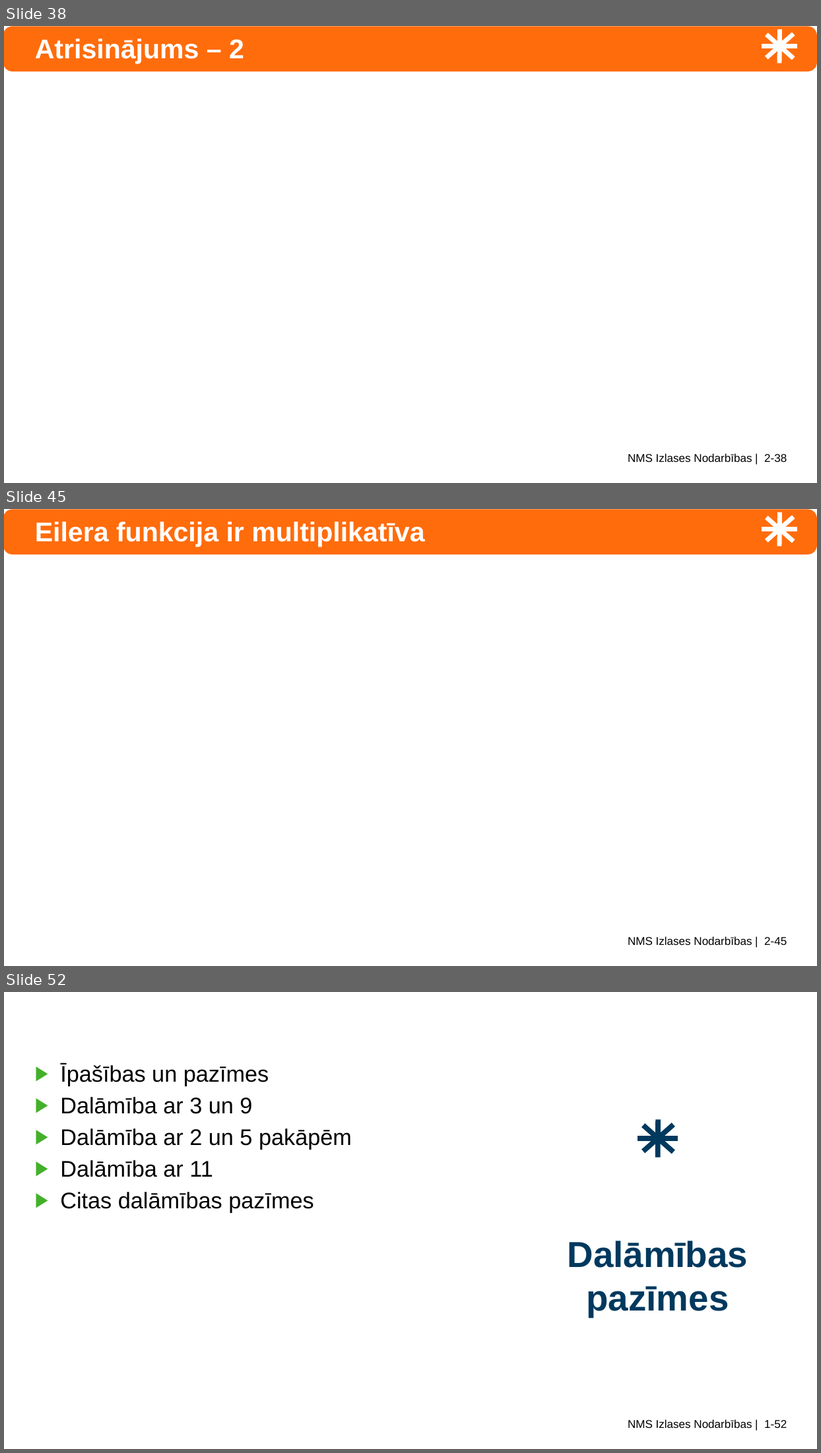
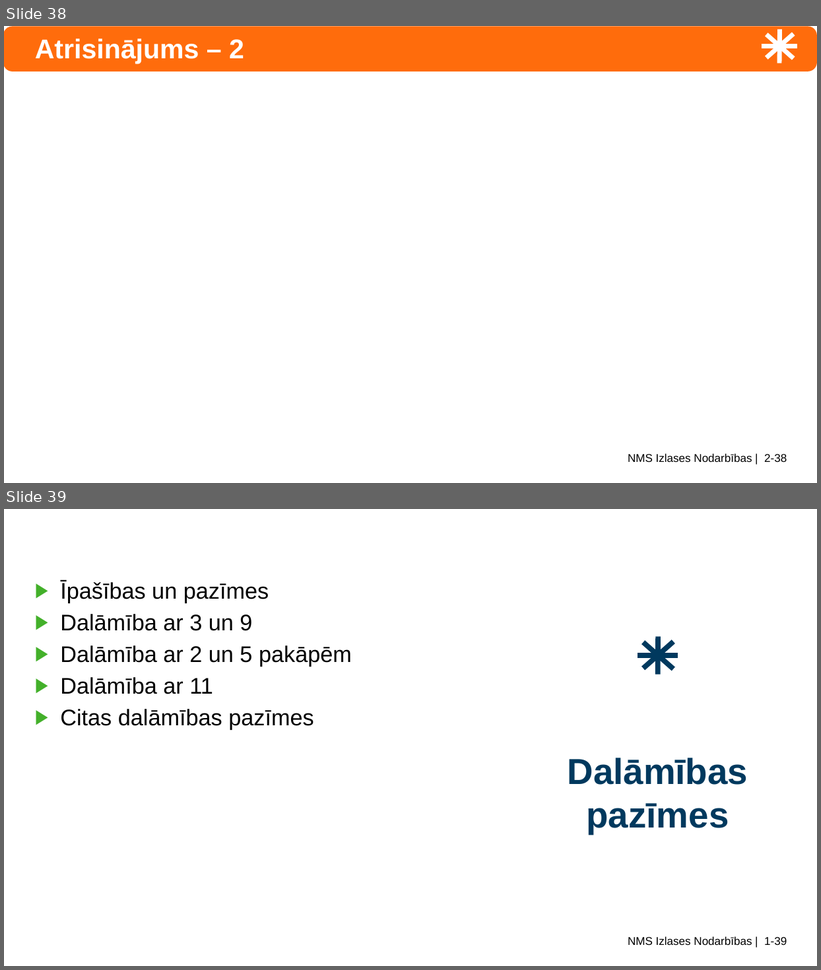
Before and after one commit to kapsitis/nms-courses, a slide deck: legacy-slides/ntjun02-modular-arithmetic.pptx. Shown one above the other, each under a label of ours: slides 38, 45 and 52 before the commit, slides 38 and 39 after it; the slides between them are not shown. The pictures are 821x1453 and 821x970 pixels, drawn with LibreOffice and Linux fonts; fonts in the diff are those of the drawing; grey boxes stand for pictures. Boxes give left, top, right and bottom in pixels: in the first picture for what was removed or moved away, otherwise in the second. Text is boxed around its words. In the diff, an @@ line names an element or a change of style, - is before the commit and + after.

```diff
--- a/legacy-slides/ntjun02-modular-arithmetic.pptx
+++ b/legacy-slides/ntjun02-modular-arithmetic.pptx
@@ slide 45 removed at (4,509,817,966), background #FFFFFF; not listed: 6 template elements that a slide beside it also shows @@
@@ title removed at (35,522,424,547) @@
-Eilera funkcija ir multiplikatīva
@@ what was slide 52 is now slide 39 @@
@@ text at (628,937,787,945): text changed @@
-NMS Izlases Nodarbības | 1-52
+NMS Izlases Nodarbības | 1-39
```
Also in this commit, not shown: 14 slides changed, 12 other slides removed, 13 other files.
